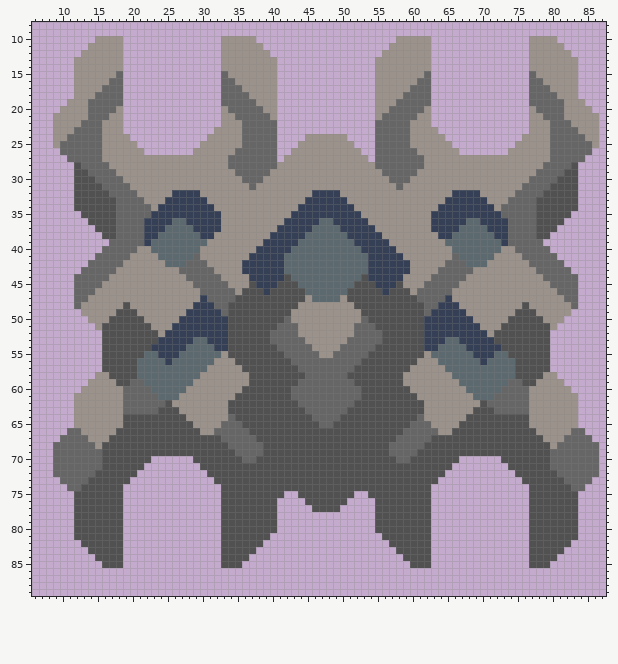
File history of a sprite sheet, sprites/units/unit-wrecks/officer-wrecks/locus-officer-wreck/locus-officer-wreck.png. Above: the version before the commit.
The file is 96x96 pixels. Shown: x 6..87, y 8..89.
After:
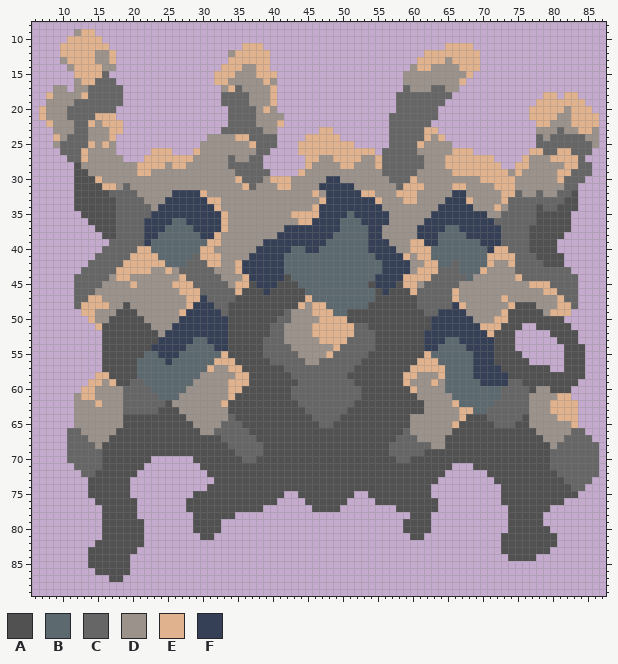
Palette (. is transparent): A #515151  B #5c6a70  C #666666  D #9b928b  E #e0b28d  F #354057
What changed:
Changed rows in their new state; - is an unchanged pixel.
first column x 7:
 9 -----DEE------------------------------------------------------------------------
10 ----EEEEE...--------------.....--------------------.....--------------....------
11 ---EEEEEEE..--------------...EEE------------------......--EEEE--------.....-----
12 ---EEEEE--E.--------------.-EEEEE----------------......EEEEEEEE-------......----
13 ---DEEEE--E.--------------.EEEEEE.--------------......EEEEDEEEE-------.......---
14 ----DEEEE--.--------------EEE--EE.--------------.....-EEDDDDEEE-------.......---
15 -----EEEEC..-------------EEE---EEE--------------....---DDDDDDE--------.......---
16 ------EECC-.-------------EED----E---------------....--DDDDDDE---------.......---
17 --DD---CC-----------------DE-----E--------------....CDDDCCDD----------.......---
18 -EDDD-EC-------------------------E--------------...C----CCC-----------..EE.EE---
19 -DDD-CC-----------------------D--E--------------...-----CC------------.EEEEEEE--
20 EDD-CCC----.--------------.----DE---------------...----CC-------------EEEEE-EEE-
21 ED--CCC-EEE.--------------.C---DD-D-------------..----CCC-------------EEEED-EEEE
22 -E---C-EDEEE--------------.CC--DDDE-------------..---CCC--------------.EEDDDEEEE
23 -------DD-EE-------------.CCC---DD------EE------..---CCEE-------------.--D-DDEE-
24 --E----DD-E..---------------EE--------EEEEE.----..---CCE-E-----------..C--------
25 -------EDE-...---------------DE------EEEEEEEE---..---CE-------------...CC-------
26 ------EDD--....-EEE---E-----DDD--.--.EEEEEEEEEEE.----------EEE-----...EEC-EE----
27 ------EDD---...EEEEEEE------DD--..-...EE--EEEE-DE---------EEEEEEE....E---EEEE---
28 ------DDDD----EEEE-EE-----------......E----EE---E---------EEEEEEEE..EE--DDDEECC-
29 -------DDDD---EE-----------------....E---------------------EEEEEEEE-E--DDDEECCC-
30 --------EDDD----------------E----EEE-----FF----------E---------EEEEE--DDDDECCC--
31 ---------EED-----------------E----EE----FFFFF-------EEE----EE----EEE-DDDDDDCC---
32 -----------------------E---------------ED--FFFEE---EEE-------DD---EE-DD-DDCC----
33 ------------------------EE------------DDE---FFFFE---EE-------EDD--E----CCCC-----
34 -------------------------E-----------DDE-----FFFF-------------DDDED-----CC------
35 --------------------------E---------EEEE----B-FFFF--------------DD--------------
36 --------------------------E--------DDEE-FF-BBB-FFF-----F-----FF--CC--------A----
37 --------------------------E-------D----FFFFBBBB-F-----FF--BBFFFF--C---A---AA----
38 -------------------------E-------D----FFFF--BBB-------FFFBB--FFFF-C---A--AA-----
39 ------------------------EE-----------FFFF----BB------EEFFB-----FFFC---AAAA------
40 --------------EE-------EE-------------FF------B------EEEBBB-----FEEC--AAAA------
41 -------------EEEE------EEE---------------------B----E-EEBBBB----EEEEC--AAAA-----
42 ------------EEEEEE------EE--E------------------BB------EEBB-B---E--ECC--AAA-----
43 -----------EEEEE--E---------E------------------BB-----EEE---BBBE----CCC---------
44 -----------EE-------E--------E----------------BB----EEEE-----B------ECCC--------
45 -------------E-----EEE------EE---------------BB-----EE----------------EEE-------
46 --------------------EEE-----E---------------BBBB-----E-----E------------EE------
47 -------EE------------EE---------------E----BBBBB----------CE------E-------E-----
48 ------EEEE-----------E---------------E-EEBBBBBB-------C--CC-E------EA-A---EE----
49 ------EE------------E--------------C---EEEBBAA----------C---------EA---A-EEE----
50 -------E--------------------------C-----EEEEAAA--------A---------EE-----AAA-----
51 --------E------------------------C-DD--EEEEEE--A-------A-------EEE---..--AAA----
52 -----------------------------------DD--EEEEEE---A---------------E---.....AAAA---
53 --------------------------------C--DDD--EEEE----A-------------------.....-AAA---
54 --------------------------------CC--DDD---E----------------------A--.....--AAA--
55 --------------------------E-----CCC--DDD-E-------------E---------AA--....--AAA--
56 -------------------------EEE-----CCC--DD--------------EEE-----F-FAAA--...--AAA--
57 ------------------------E--EE------CC----------------EEEEE----FFFFAA-------AAA--
58 --------EE------------------EE------CC--------------EE---EB---FFFFFA----AAAAAA--
59 -------EE-E----------------EEE----------------------E---E-BB---FFFF----AAAAAA---
60 ------EE-------------------EE------------------------E----BBB---------A--AAA----
61 ------EE-------------------E-------------------------------BBB---B--------EE.---
62 --------E-----------------E--------------------------------EBBBBB--------EEEE---
63 ------------------------------------------------------------EEBBC--------EEEE---
64 -----------------------------------------------------DD-----E---CCCCC-----EEE---
65 -----------------------------------------------------DDD---E-----CCC--------E---
66 -----------------------------------------------------DDDD-----------------------
67 ---.--------------------------------------------------DDDD----------------------
68 --..---------------------------------------------------CDD----------------------
69 --..--------------------------------------------------C-------------------------
70 --..--------------------------------------------------------AAAAAA--------------
71 --...---------------------------------------------------------AAAAA-------------
72 --....----------------------------------------------------------AAAA------------
73 ---....----------------------------------------------------------AAAA-----------
74 ----...-----A-----------AA----------------------------------------AAAA----------
75 -----..-----A---------AAAA----------------------------------------AAAA----------
76 -----...----AA-------AAAAA------------------------------A---------AAAA-----..---
77 -----....---AA-------AAAAA------..--------------...-----A----------AAA---....---
78 -----....---AA--------AAAA--......--------------.....--------------AAA--.....---
79 -----....---AAA-------AAAA........--------------....---------------AAA--.....---
80 -----....---AAA-------AAAA........--------------....---------------AAA---....---
81 -----....---AAA--------AA-.......----------------....--.----------AAAA----...---
82 ------..----AAA-----------......------------------......----------AAAA----..----
83 ------------AA------------.....--------------------.....----------AAAA---..-----
84 -------A----A-------------....----------------------....-----------AAA-...------
85 -------AA---A-------------...------------------------...--------------...-------
86 --------AAAAA-------------------------------------------------------------------
87 ----------AA--------------------------------------------------------------------
